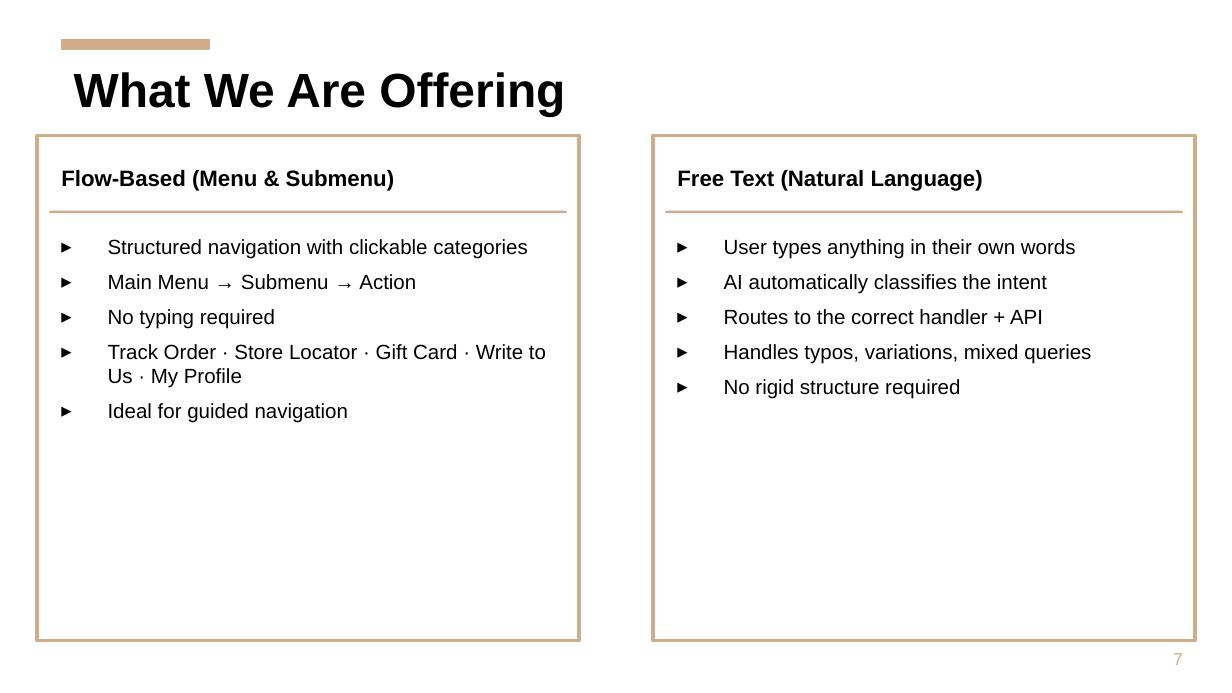
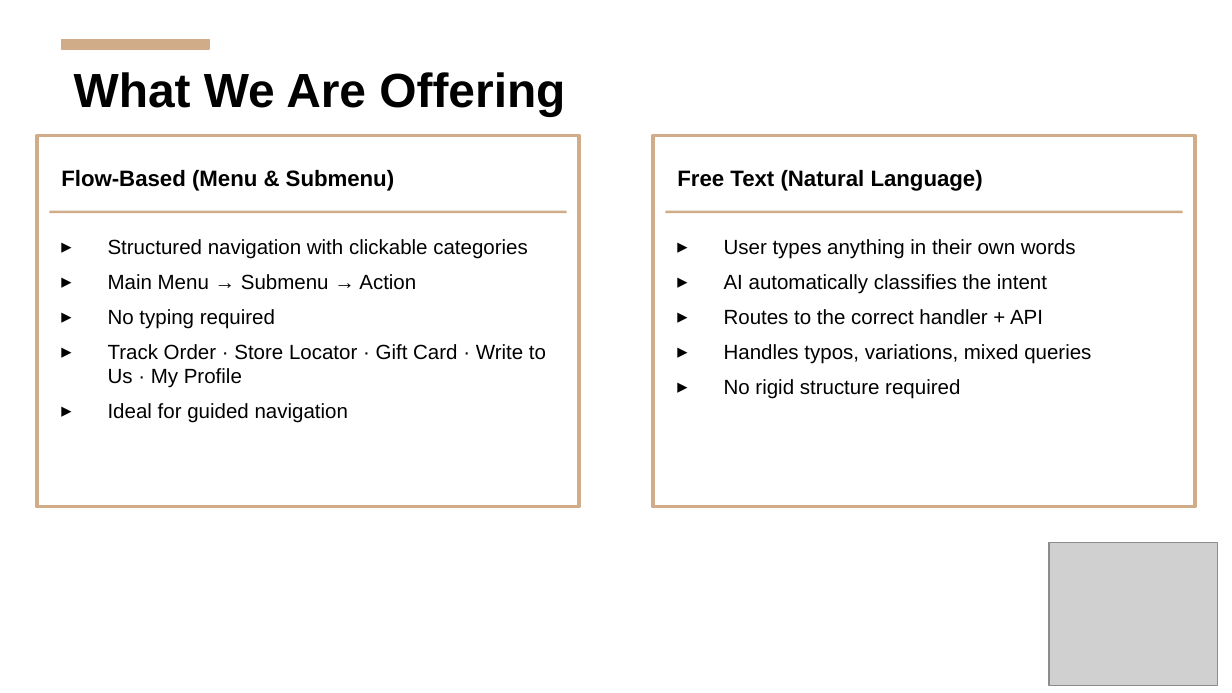
Before and after one commit to jagnyadatta67/lmg-chatbot, a slide deck: slide 7 of LOIPL_Chatbot_Architecture.pptx. Drawn at 1232x693 pixels with LibreOffice and Linux fonts; fonts in the diff are those of the drawing; grey boxes stand for pictures. Boxes give left, top, right and bottom in pixels: in the first picture for what was removed or moved away, otherwise in the second. Text is boxed around its words. In the diff, an @@ line names an element or a change of style, - is before the commit and + after.

```diff
--- a/LOIPL_Chatbot_Architecture.pptx
+++ b/LOIPL_Chatbot_Architecture.pptx
@@ rectangle: place and size @@
-rectangle at (37, 136, 579, 641)
+rectangle at (37, 136, 579, 506)
@@ rectangle: place and size @@
-rectangle at (653, 136, 1195, 641)
+rectangle at (653, 136, 1195, 506)
@@ picture added at (1050, 543, 1218, 686) @@
@@ text removed at (1173, 653, 1183, 665) @@
-7
```
Also in this commit, not shown: 5 other slides changed, 9 other files.
